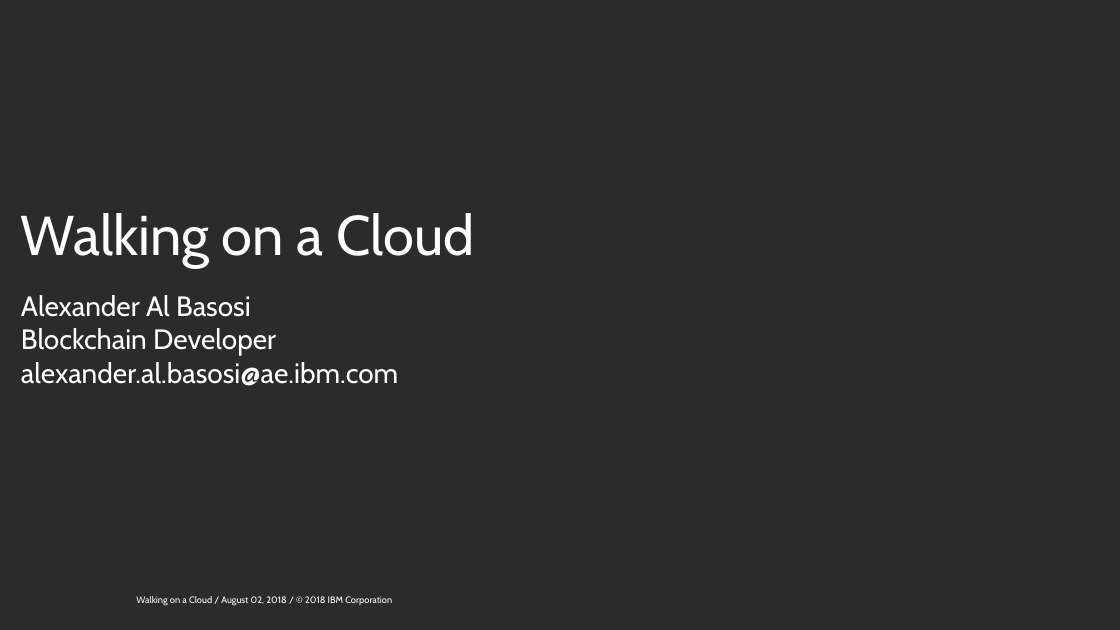
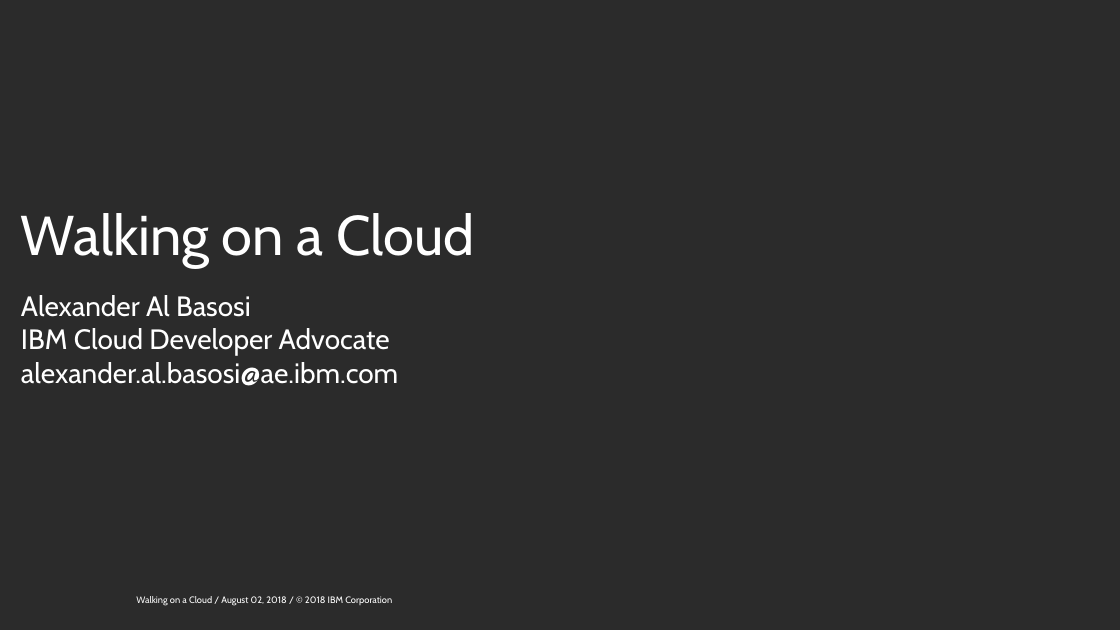
Before and after one commit to AlexAlBasosi/WalkingOnACloud, a slide deck: slide 1 of WalkingOnACloud.pptx. Drawn at 1120x630 pixels with LibreOffice and Linux fonts; fonts in the diff are those of the drawing; background and template pictures are left out. Boxes give left, top, right and bottom in pixels: in the first picture for what was removed or moved away, otherwise in the second. Text is boxed around its words. In the diff, an @@ line names an element or a change of style, - is before the commit and + after.

Commit message:
updated slides

```diff
--- a/WalkingOnACloud.pptx
+++ b/WalkingOnACloud.pptx
@@ subtitle at [21,328,390,356]: text changed @@
-Blockchain Developer
+IBM Cloud Developer Advocate
```
